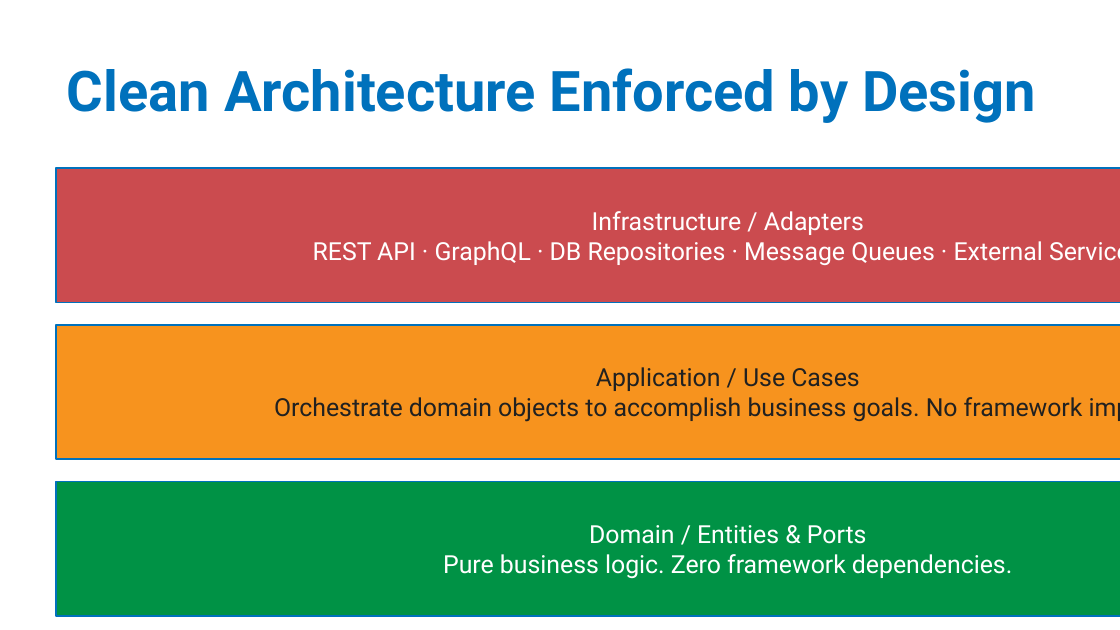
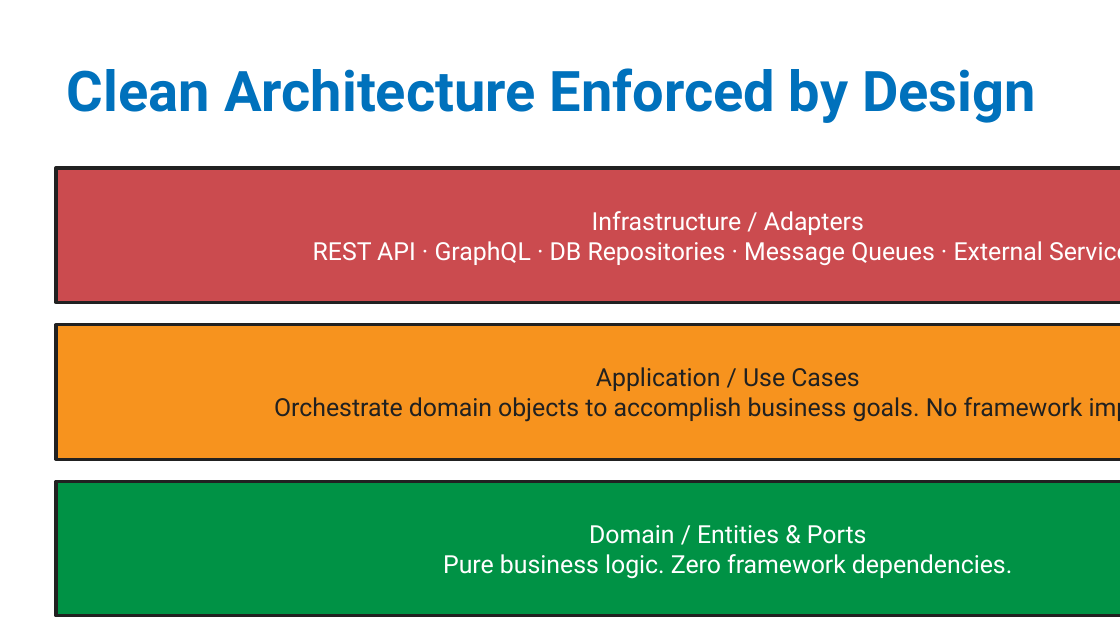
Before and after one commit to leonardsoetedjo/app-architecture-template, a slide deck: slide 4 of app-architecture-template-full.pptx. Drawn at 1120x630 pixels with LibreOffice and Linux fonts; fonts in the diff are those of the drawing. Boxes give left, top, right and bottom in pixels: in the first picture for what was removed or moved away, otherwise in the second. Text is boxed around its words. In the diff, an @@ line names an element or a change of style, - is before the commit and + after.

```diff
--- a/app-architecture-template-full.pptx
+++ b/app-architecture-template-full.pptx
@@ outline #0071BC 1 pt to #212121 2 pt in 3 elements at (56, 168, 1120, 302), (56, 325, 1120, 459), (56, 482, 1120, 616) @@
```
Also in this commit, not shown: 15 other slides changed.
